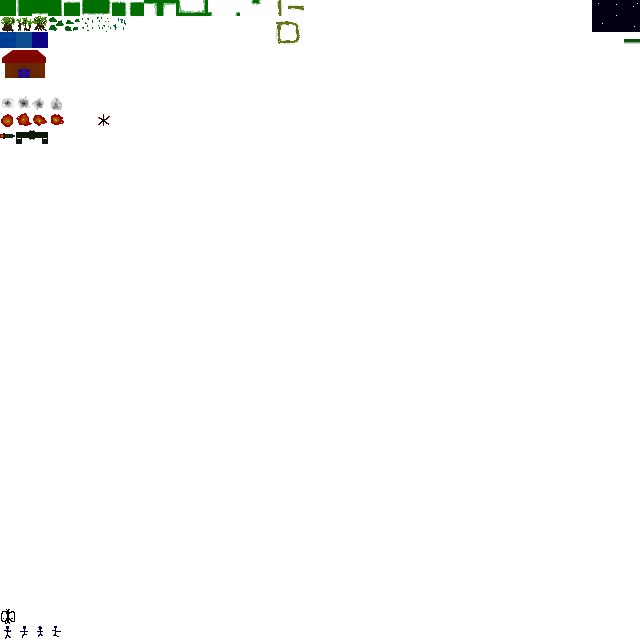
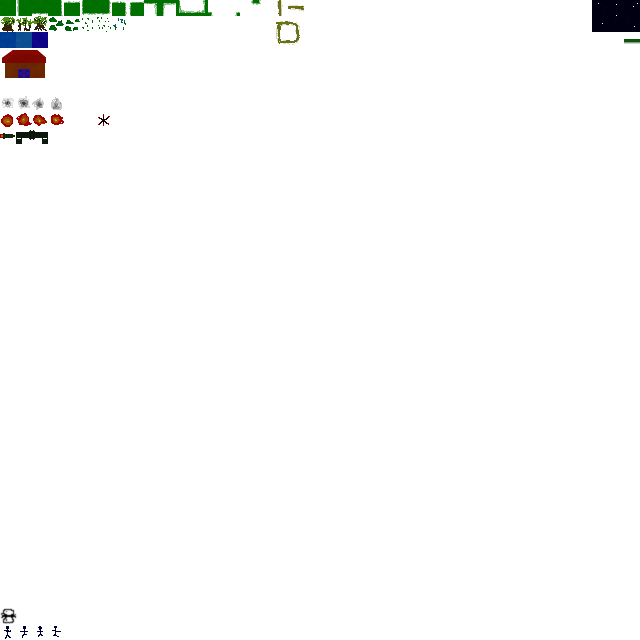
Layered file, before and after one edit (w=640, h=640). Changes by layer:
painted on "Background" over (0, 608, 17, 624)
